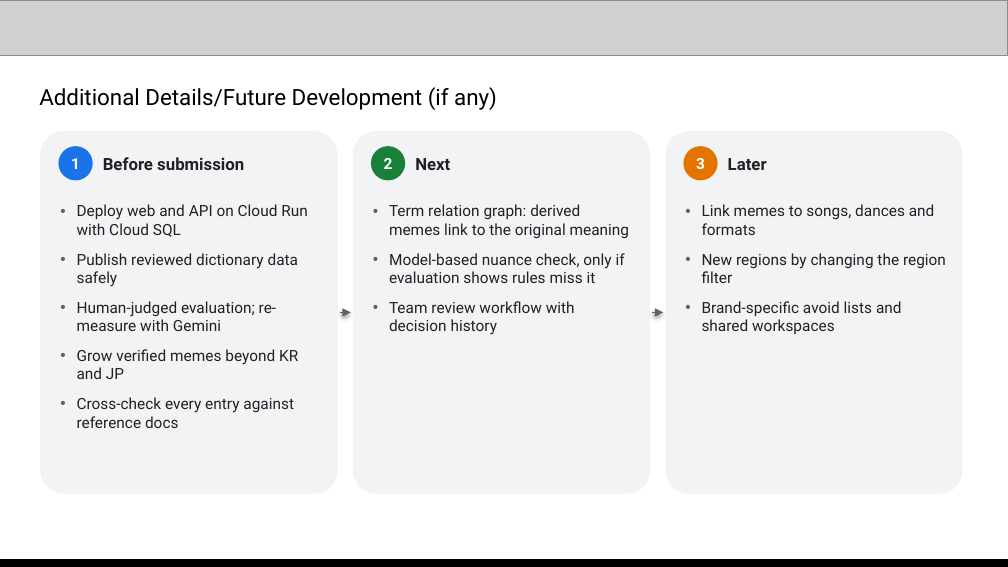
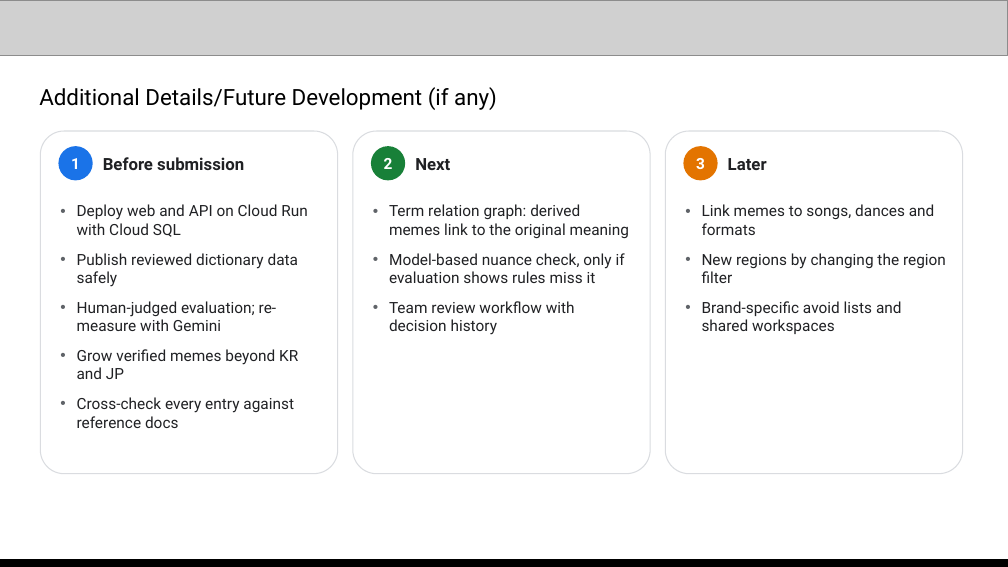
Before and after one commit to Sihyeon-Ji/trend-interpreter, a slide deck: slide 12 of docs/대회/제출/AI-Builder-Cup-제출-초안.pptx. Drawn at 1008x567 pixels with LibreOffice and Linux fonts; fonts in the diff are those of the drawing; grey boxes stand for pictures. Boxes give left, top, right and bottom in pixels: in the first picture for what was removed or moved away, otherwise in the second. Text is boxed around its words. In the diff, an @@ line names an element or a change of style, - is before the commit and + after.

```diff
--- a/docs/대회/제출/AI-Builder-Cup-제출-초안.pptx
+++ b/docs/대회/제출/AI-Builder-Cup-제출-초안.pptx
@@ rounded rectangle: place and size @@
-rounded rectangle at [40,131,338,494]
+rounded rectangle at [40,131,338,474]
@@ fill #F1F3F4 to #FFFFFF; outline none to #DADCE0 0.75 pt in 3 elements at [665,131,963,474], [40,131,338,474], [353,131,650,474] @@
@@ rounded rectangle: place and size @@
-rounded rectangle at [353,131,650,494]
+rounded rectangle at [353,131,650,474]
@@ rounded rectangle: place and size @@
-rounded rectangle at [665,131,963,494]
+rounded rectangle at [665,131,963,474]
@@ arrow removed from (340, 312) to (351, 312) @@
@@ arrow removed from (652, 312) to (663, 312) @@
```
Also in this commit, not shown: 13 other slides changed.
